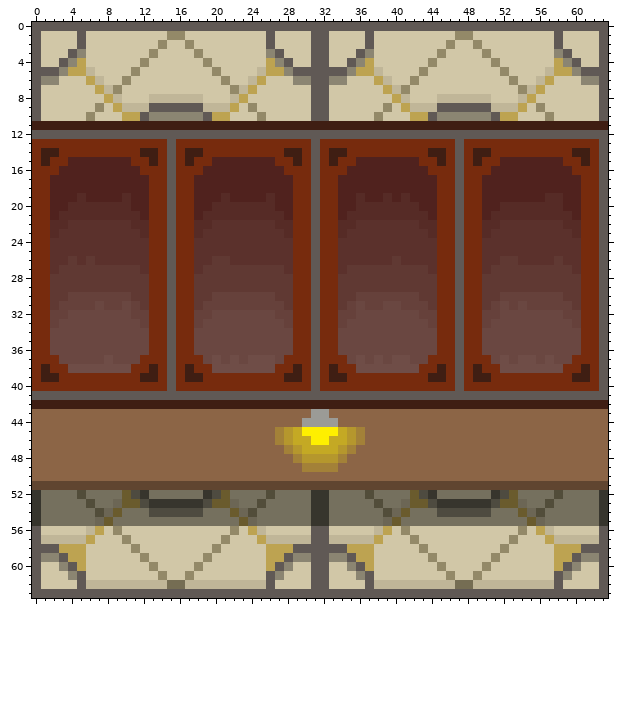
Pixel-art sprite, stored at SanityRush/Assets/Resources/Sprites/Normal_Wall_2.png. The picture above is the old version.
The file is 64x64 pixels. Colours within 5 levels of each other are drawn and written as one.
After:
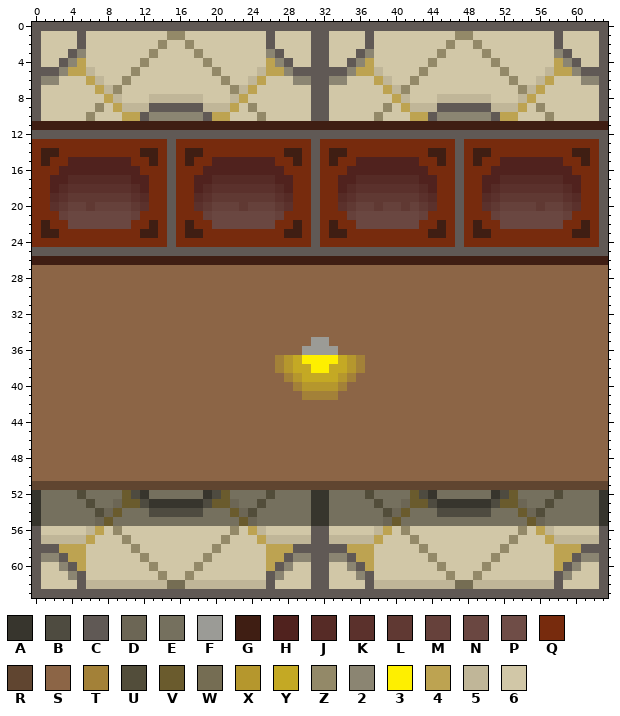
Palette (. is transparent): A #37352d  B #4e4b40  C #605955  D #6c6655  E #75705e  F #9b9b96  G #3f1e13  H #50221e  J #562b26  K #5b312c  L #603933  M #66413b  N #6a4741  P #6f4d47  Q #772b0d  R #604530  S #8c6546  T #a38138  U #524d3a  V #6a5b2d  W #756d53  X #b5972d  Y #c4a924  Z #938968  2 #8b8572  3 #feef00  4 #bda351  5 #c0b698  6 #d1c7a7
Change:
Changed rows in their new state; - is an unchanged pixel.
first column x 0:
17 ----JJJJJJJ---------JJJJJJJ---------JJJJJJJ---------JJJJJJJ-----
18 ---JKKKKKKKJ-------JKKKKKKKJ-------JKKKKKKKJ-------JKKKKKKKJ----
19 --JKLLLLLLLKJ-----JKLLLLLLLKJ-----JKLLLLLLLKJ-----JKLLLLLLLKJ---
20 --KLMMLMMMMLK-----KLMMMLMMMLK-----KLMMLMMLMLK-----KLMMMMLMMLK---
21 --QMNNNNNNNMQ-----QMNNNNNNNMQ-----QMNNNNNNNMQ-----QMNNNNNNNMQ---
22 -GQQNNNNNNNQQG---GQQNNNNNNNQQG---GQQNNNNNNNQQG---GQQNNNNNNNQQG--
23 -GGQQQQQQQQQGG---GGQQQQQQQQQGG---GGQQQQQQQQQGG---GGQQQQQQQQQGG--
24 --QQQQQQQQQQQ-----QQQQQQQQQQQ-----QQQQQQQQQQQ-----QQQQQQQQQQQ---
25 CCCCCCCCCCCCCCC-CCCCCCCCCCCCCCC-CCCCCCCCCCCCCCC-CCCCCCCCCCCCCCC-
26 GGGGGGGGGGGGGGGGGGGGGGGGGGGGGGGGGGGGGGGGGGGGGGGGGGGGGGGGGGGGGGGG
27 SSSSSSSSSSSSSSSSSSSSSSSSSSSSSSSSSSSSSSSSSSSSSSSSSSSSSSSSSSSSSSSS
28 SSSSSSSSSSSSSSSSSSSSSSSSSSSSSSSSSSSSSSSSSSSSSSSSSSSSSSSSSSSSSSSS
29 SSSSSSSSSSSSSSSSSSSSSSSSSSSSSSSSSSSSSSSSSSSSSSSSSSSSSSSSSSSSSSSS
30 SSSSSSSSSSSSSSSSSSSSSSSSSSSSSSSSSSSSSSSSSSSSSSSSSSSSSSSSSSSSSSSS
31 SSSSSSSSSSSSSSSSSSSSSSSSSSSSSSSSSSSSSSSSSSSSSSSSSSSSSSSSSSSSSSSS
32 SSSSSSSSSSSSSSSSSSSSSSSSSSSSSSSSSSSSSSSSSSSSSSSSSSSSSSSSSSSSSSSS
33 SSSSSSSSSSSSSSSSSSSSSSSSSSSSSSSSSSSSSSSSSSSSSSSSSSSSSSSSSSSSSSSS
34 SSSSSSSSSSSSSSSSSSSSSSSSSSSSSSSSSSSSSSSSSSSSSSSSSSSSSSSSSSSSSSSS
35 SSSSSSSSSSSSSSSSSSSSSSSSSSSSSSSFFSSSSSSSSSSSSSSSSSSSSSSSSSSSSSSS
36 SSSSSSSSSSSSSSSSSSSSSSSSSSSSSSFFFFSSSSSSSSSSSSSSSSSSSSSSSSSSSSSS
37 SSSSSSSSSSSSSSSSSSSSSSSSSSSTXY3333YXTSSSSSSSSSSSSSSSSSSSSSSSSSSS
38 SSSSSSSSSSSSSSSSSSSSSSSSSSSTXYY33YYXTSSSSSSSSSSSSSSSSSSSSSSSSSSS
39 SSSSSSSSSSSSSSSSSSSSSSSSSSSSTXYYYYXTSSSSSSSSSSSSSSSSSSSSSSSSSSSS
40 SSSSSSSSSSSSSSSSSSSSSSSSSSSSSTXXXXTSSSSSSSSSSSSSSSSSSSSSSSSSSSSS
41 SSSSSSSSSSSSSSSSSSSSSSSSSSSSSSTTTTSSSSSSSSSSSSSSSSSSSSSSSSSSSSSS
42 SSSSSSSSSSSSSSSSSSSSSSSSSSSSSSSSSSSSSSSSSSSSSSSSSSSSSSSSSSSSSSSS
43 -------------------------------SS-------------------------------
44 ------------------------------SSSS------------------------------
45 ---------------------------SSSSSSSSSS---------------------------
46 ---------------------------SSSSSSSSSS---------------------------
47 ----------------------------SSSSSSSS----------------------------
48 -----------------------------SSSSSS-----------------------------
49 ------------------------------SSSS------------------------------
